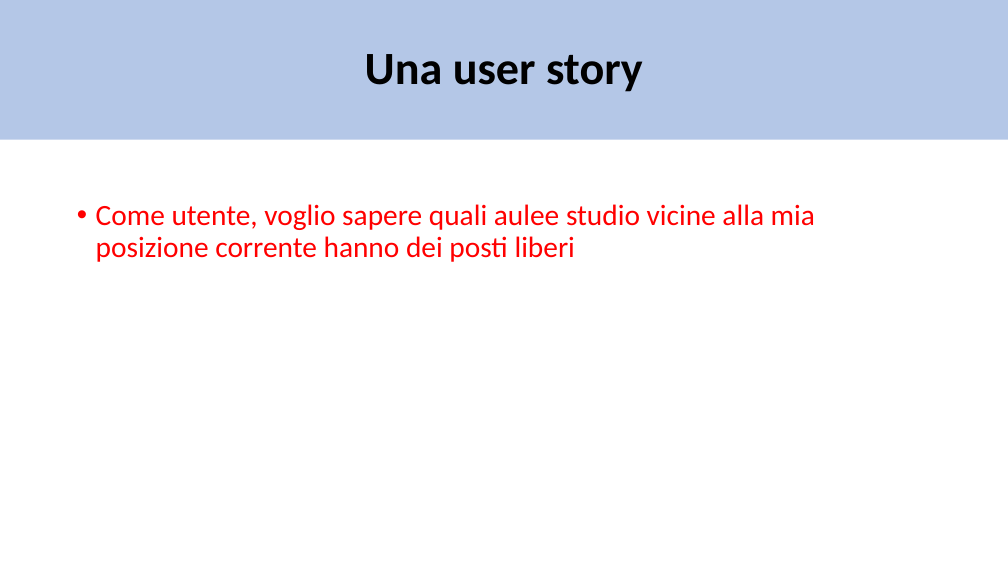
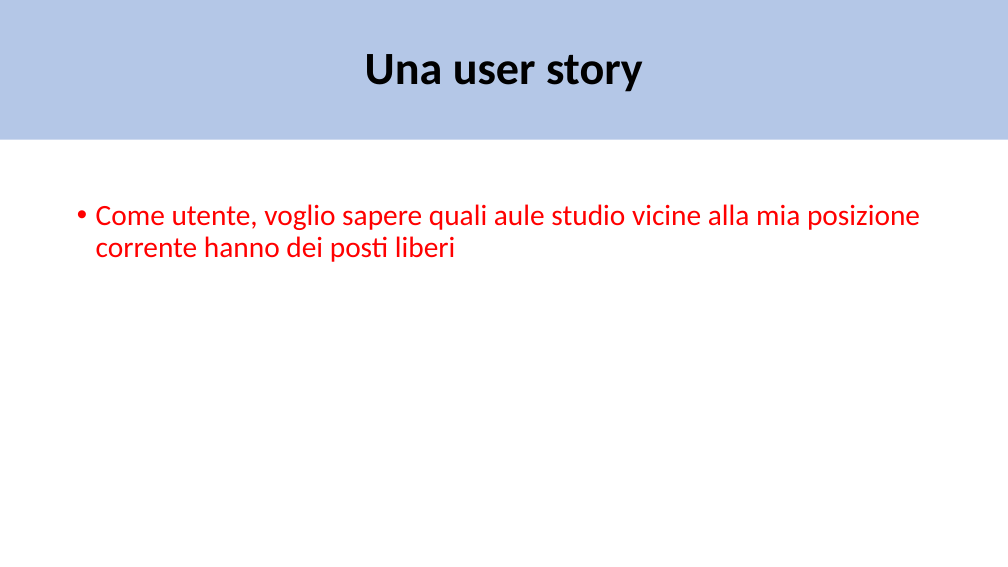
Before and after one commit to matte21/CalcM, a slide deck: slide 5 of ontologia.pptx (slide 3 before the commit). Drawn at 1008x567 pixels with LibreOffice and Linux fonts; fonts in the diff are those of the drawing. Boxes give left, top, right and bottom in pixels: in the first picture for what was removed or moved away, otherwise in the second. Text is boxed around its words. In the diff, an @@ line names an element or a change of style, - is before the commit and + after.

```diff
--- a/ontologia.pptx
+++ b/ontologia.pptx
@@ text at box(96, 204, 920, 262): text changed @@
-• Come utente, voglio sapere quali aulee studio vicine alla mia posizione corrente hanno dei posti liberi
+• Come utente, voglio sapere quali aule studio vicine alla mia posizione corrente hanno dei posti liberi
```
Also in this commit, not shown: 4 other slides changed, 3 slides added, 2 slides removed, 1 other file.
